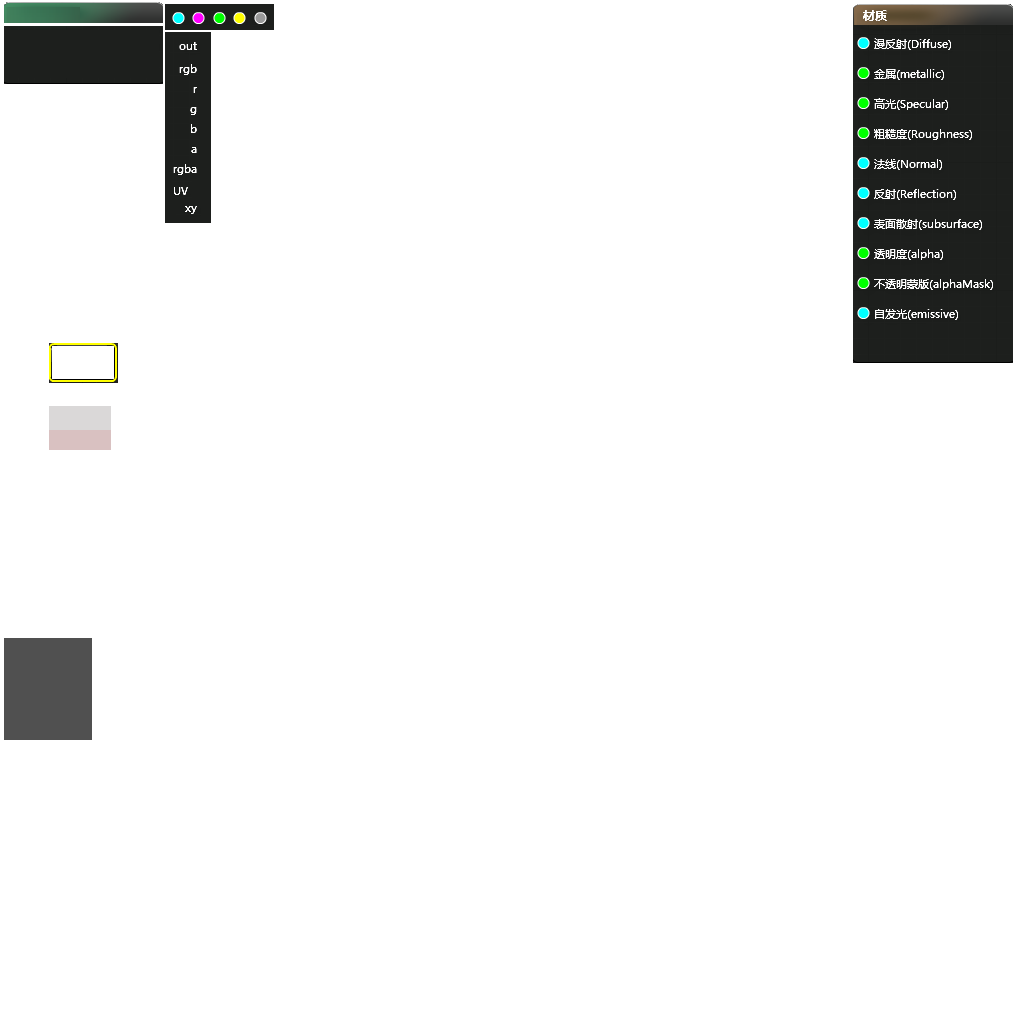
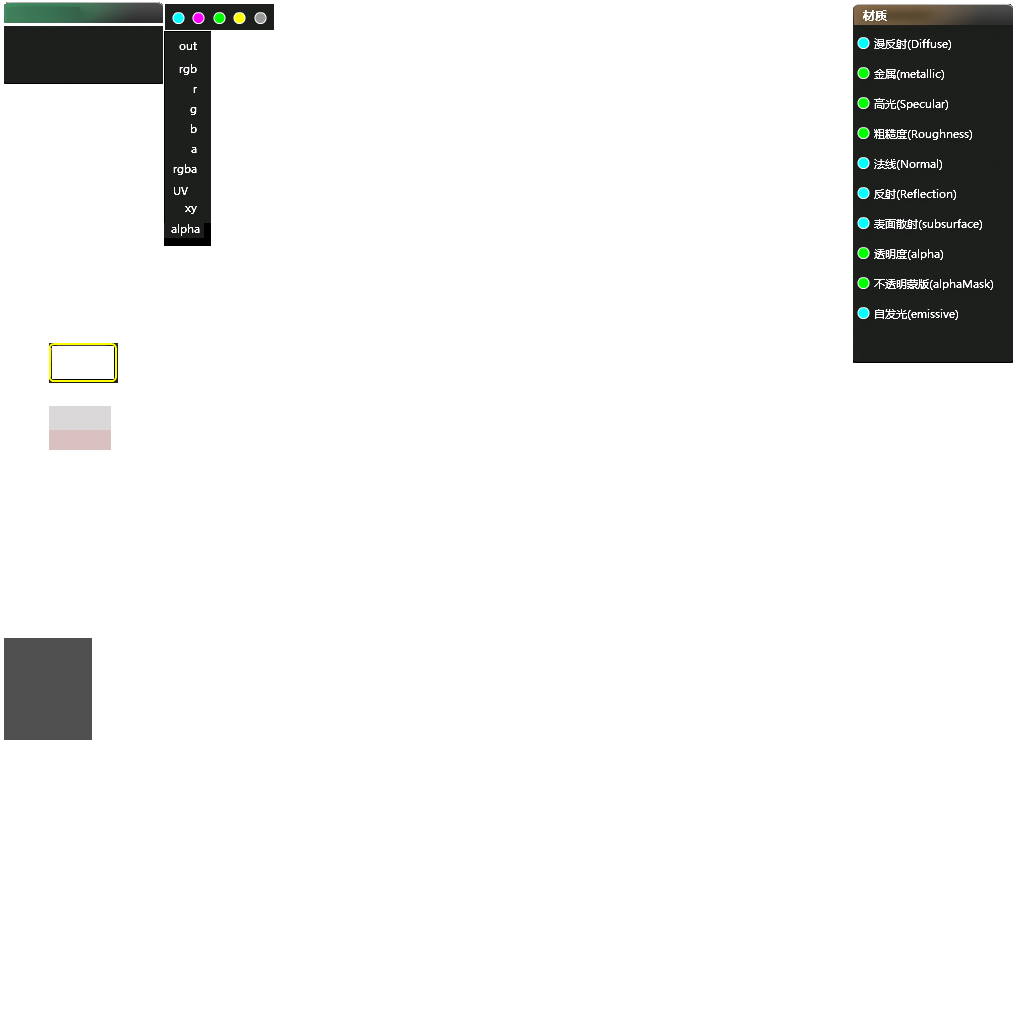
Two versions of the same layered image (1024x1024). Layer-by-layer changes:
added layer "图层 18" above "图层 17" over <box>164,223,204,238</box>
painted on "图层 16" over <box>164,31,211,246</box>
removed layer "图层 11 副本" over <box>164,31,211,246</box>
added layer "图层 19" above "图层 11" over <box>164,31,211,246</box>
